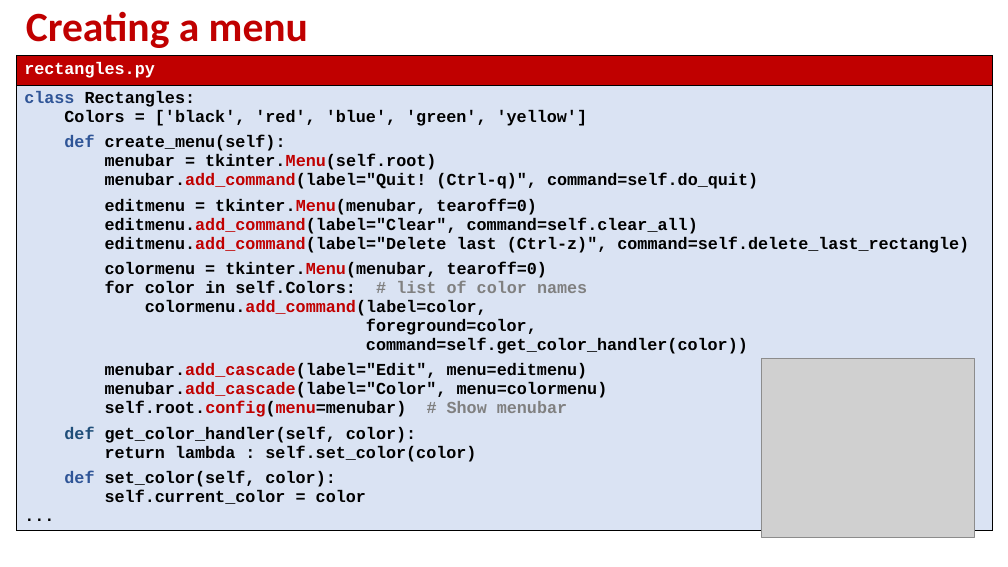
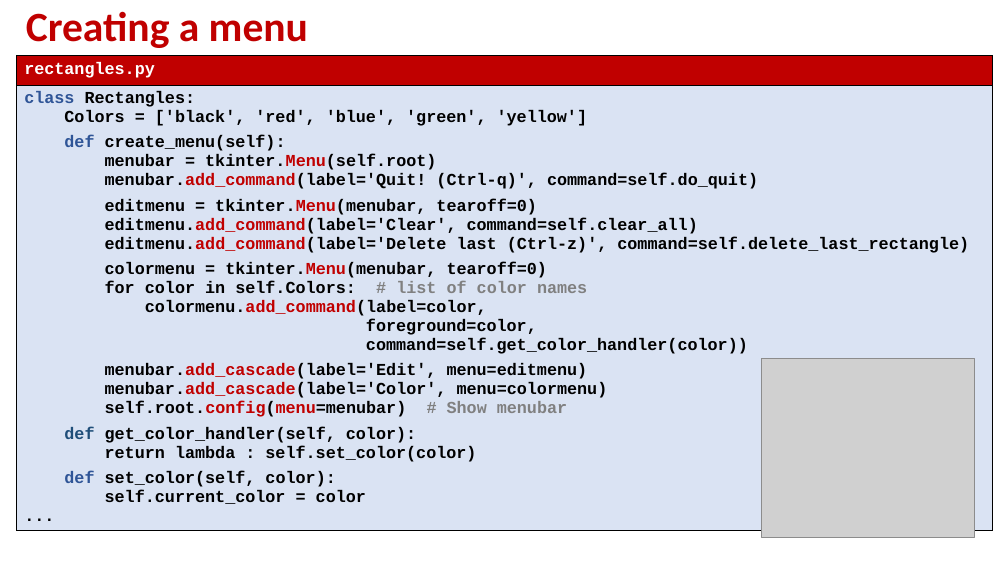
Before and after one commit to gsbrodal/gsbrodal.github.io, a slide deck: slide 17 of ipsa/slides/gui.pptx. Drawn at 1008x567 pixels with LibreOffice and Linux fonts; fonts in the diff are those of the drawing; grey boxes stand for pictures. Boxes give left, top, right and bottom in pixels: in the first picture for what was removed or moved away, otherwise in the second. Text is boxed around its words. In the diff, an @@ line names an element or a change of style, - is before the commit and + after.

```diff
--- a/ipsa/slides/gui.pptx
+++ b/ipsa/slides/gui.pptx
@@ table at bbox=[17, 55, 992, 554] @@
@@ row 2, column 1: "class Rectangles: / Colors = ['black', 'red', 'blue', 'green', 'yellow'] / def create_menu(self): / menubar = tkinter.Menu(self.root) / menubar.add_command(label="Quit! (Ctrl-q)", command=self.do_quit) / editmenu = tkinter.Menu(menubar, tearoff=0) / editmenu.add_command(label="Clear", command=self.clear_all) / editmenu.add_command(label="Delete last (Ctrl-z)", command=self.delete_last_rectangle) / colormenu = tkinter.Menu(menubar, tearoff=0) / for color in self.Colors: # list of color names / colormenu.add_command(label=color, / foreground=color, / command=self.get_color_handler(color)) / menubar.add_cascade(label="Edit", menu=editmenu) / menubar.add_cascade(label="Color", menu=colormenu) / self.root.config(menu=menubar) # Show menubar / def get_color_handler(self, color): / return lambda : self.set_color(color) / def set_color(self, color): / self.current_color = color ..." to "class Rectangles: / Colors = ['black', 'red', 'blue', 'green', 'yellow'] / def create_menu(self): / menubar = tkinter.Menu(self.root) / menubar.add_command(label='Quit! (Ctrl-q)', command=self.do_quit) / editmenu = tkinter.Menu(menubar, tearoff=0) / editmenu.add_command(label='Clear', command=self.clear_all) / editmenu.add_command(label='Delete last (Ctrl-z)', command=self.delete_last_rectangle) / colormenu = tkinter.Menu(menubar, tearoff=0) / for color in self.Colors: # list of color names / colormenu.add_command(label=color, / foreground=color, / command=self.get_color_handler(color)) / menubar.add_cascade(label='Edit', menu=editmenu) / menubar.add_cascade(label='Color', menu=colormenu) / self.root.config(menu=menubar) # Show menubar / def get_color_handler(self, color): / return lambda : self.set_color(color) / def set_color(self, color): / self.current_color = color ..." @@
```
Also in this commit, not shown: 8 other slides changed, 5 other files.
